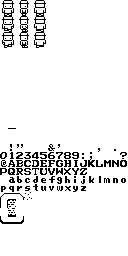
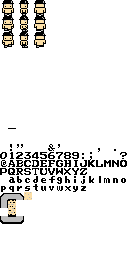
The second 128x256 image is a revision of the first. Changes to its layers:
added layer "Layer 6" in group "Version 1" over [left=0, top=1, right=45, bottom=222]
